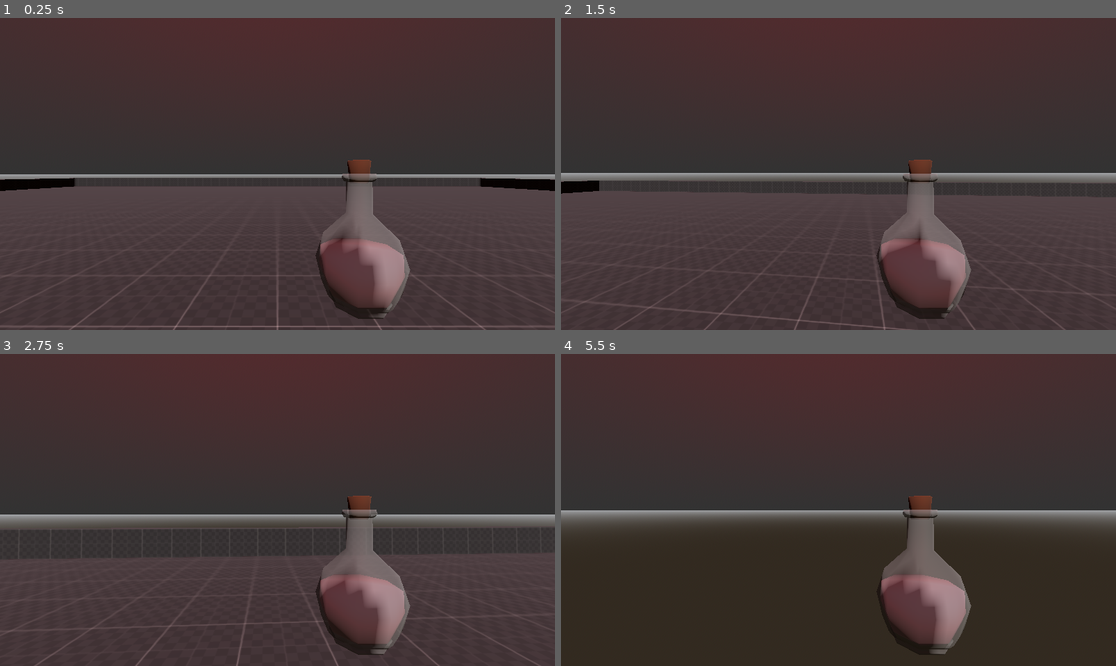
Above: before the commit, frames 1-4 (two rows, left to right).
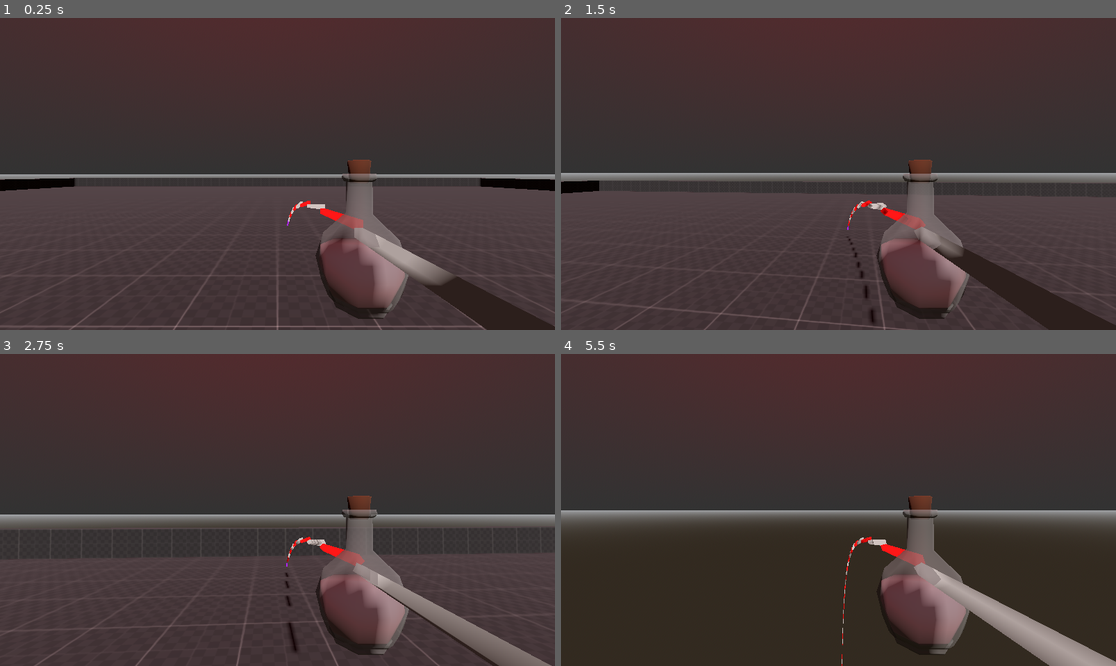
Above: after the commit, the same moments.

Repository: Molflyn/TRANSMUTE
Game: Godot game, scene res://Scenes/Main.tscn
The game is run twice, just before and just after one commit, with the same random seed, the same clock (stepped at 60 frames per second) and the same inputs.
Inputs (mouse positions are in pixels of both pictures, inside the frame that each line leads up to):
- Up to frame 1 (0.25 s): no input
- Up to frame 2 (1.5 s): tap Enter at 0.5 s; move the mouse to (866, 174) at 0.52 s; hold W (move_forward) from 0.53 s (still down); tap Shift (dash) at 0.6 s; tap Space (jump) at 0.77, 0.8, 1.07, 1.35 s; move the mouse to (810, 174) at 1.27 s
- Up to frame 3 (2.75 s): keep holding W (move_forward); tap Space (jump) at 1.52, 1.82, 2.3 s; tap Shift (dash) at 1.55, 2.1 s; move the mouse to (288, 503) at 2.02 s
- Up to frame 4 (5.5 s): keep holding W (move_forward); move the mouse to (832, 516) at 2.77 s; click (832, 516) at 2.85 s; tap Space (jump) at 3.02, 3.32, 3.77, 3.8, 4.07, 4.35, 4.52, 4.82, 5.3 s; tap Shift (dash) at 3.05, 3.6, 4.55, 5.1 s; move the mouse to (877, 513) at 3.52 s; move the mouse to (794, 506) at 4.27 s; move the mouse to (844, 510) at 5.02 s

The runs differ from the first frame. In frame 1, 2.5% of the frame differs, in the area x 51-100%, y 58-100%; in frame 2, 2.8%; in frame 3, 2.5%; in frame 4, 3.0%, in the area x 50-100%, y 58-100%.

Commit message:
Throw Mechanic & Trajectory Prediction
First iteration of throw mechanic and a trajectory prediction line

Diff:
--- a/Scenes/Main.tscn
+++ b/Scenes/Main.tscn
@@ -42,6 +42,8 @@
 [node name="CSGCombiner3D" type="CSGCombiner3D" parent="."]
 material_override = SubResource("StandardMaterial3D_i80y1")
 use_collision = true
+collision_layer = 3
+collision_mask = 3
 
 [node name="CSGBox3D" type="CSGBox3D" parent="CSGCombiner3D"]
 transform = Transform3D(1, 0, 0, 0, 1, 0, 0, 0, 1, 0, 1, 0)
@@ -55,14 +57,6 @@
 [node name="PlayerController" type="CharacterBody3D" parent="."]
 transform = Transform3D(1, 0, 0, 0, 1, 0, 0, 0, 1, 0, 1, 0)
 script = ExtResource("1_a8qx7")
-move_speed = null
-acceleration = null
-dash_speed = null
-jump_velocity = null
-grav_multiplier = null
-look_sens = null
-show_trajectory = false
-throw_strength = null
 
 [node name="MeshInstance3D" type="MeshInstance3D" parent="PlayerController"]
 transform = Transform3D(1, 0, 0, 0, 1, 0, 0, 0, 1, 0, 0.9, 0)
--- a/Scripts/PlayerController.gd
+++ b/Scripts/PlayerController.gd
@@ -24,7 +24,7 @@
 
 @export_group("Throw Mechanic")
 @export var show_trajectory : bool = true
-@export var throw_strength : float = 15.0
+@export var throw_strength : float = 10.0
 var potion_thrown : bool = false
 var potion = preload("res://Models/Potion.tscn")
 
@@ -42,16 +42,16 @@
 func _throw_direction() -> Vector3:
 	return -potion_marker.global_transform.basis.z
 
-func raycast_query(point_a : Vector3, point_b : Vector3):
+func raycast_query(point_a : Vector3, point_b : Vector3) -> Dictionary:
 	var space_state = get_world_3d().direct_space_state
 
 	# Uses global coordinates, not local to node
-	var query = PhysicsRayQueryParameters3D.create(point_a, point_b, 2 << 0)
+	var query = PhysicsRayQueryParameters3D.create(point_a, point_b, 1 << 0)
 	query.hit_from_inside = false
 	var result = space_state.intersect_ray(query)
 	if result:
-		DebugDraw._draw_line_relative(point_a, result.position-point_a, 5, Color.PURPLE)
-		return result
+		DebugDraw._draw_line_relative(point_a, result.position-point_a, 2, Color.PURPLE)
+	return result
 
 func _draw_aim() -> void:
 	var potion_velocity : Vector3 = _throw_direction() as Vector3
@@ -62,10 +62,10 @@
 	var start_position = potion_marker.global_position
 	var line_start = start_position
 	var line_end = start_position
-	var colours = [Color.RED, Color.WHITE]
+	var colours = [Color.RED, Color.GRAY]
 
 	for i in range(1, 151): # from 1 to 5 points of iteration
-		potion_velocity.y += gravity * tstep
+		potion_velocity.y -= gravity * tstep
 		line_end = line_start
 		line_end += potion_velocity * tstep
 
@@ -78,7 +78,7 @@
 			break
 
 		# Draw Aim Line
-		DebugDraw._draw_line_relative(line_start, line_end-line_start, 5, colours[i%2])
+		DebugDraw._draw_line_relative(line_start, line_end-line_start, 2, colours[i%2])
 		line_start = line_end
 
 
@@ -92,8 +92,8 @@
 	if potion_thrown == true:
 		potion_instance.top_level = true
 		potion_instance.axis_lock_linear_y = false
-		potion_instance.set_collision_layer_value(1, true)
-		potion_instance.set_collision_mask_value(1, true)
+		potion_instance.set_collision_layer_value(2, true)
+		potion_instance.set_collision_mask_value(2, true)
 		potion_instance.apply_central_impulse(potion_direction * throw_strength)
 		potion_thrown = false
 
